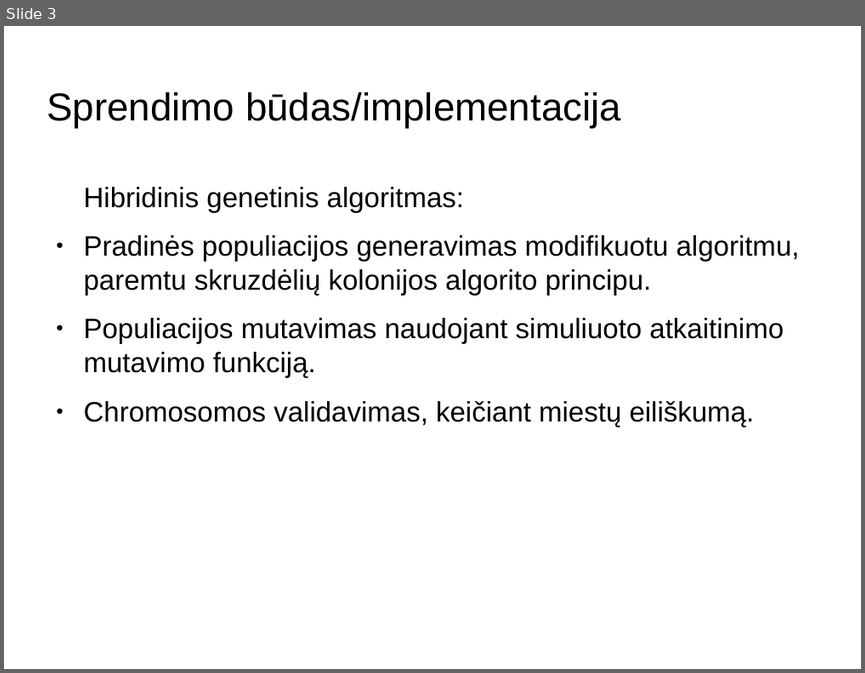
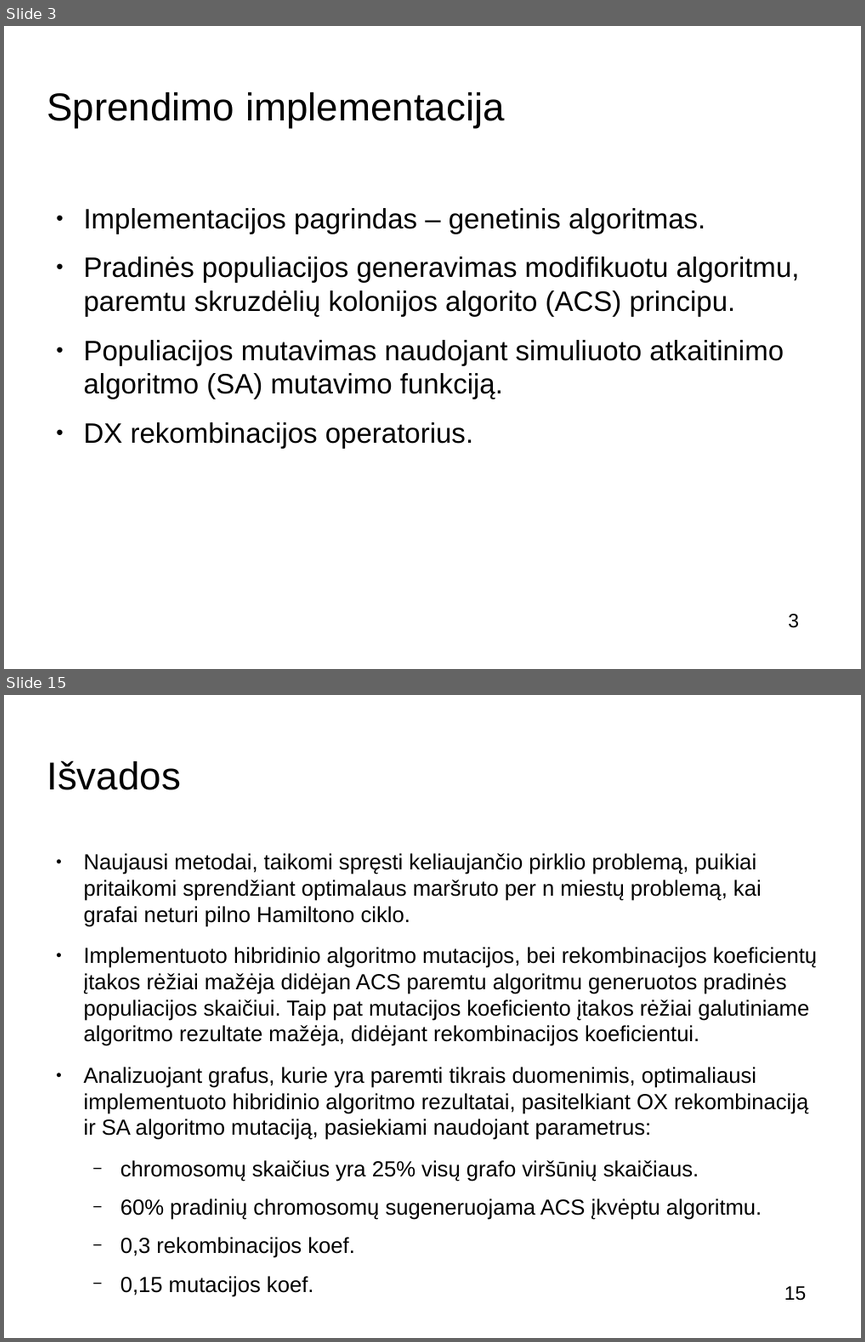
Before and after one commit to buz-zard/_archive, a slide deck: final-thesis/doc/presentation_[K.Š.].odp. Shown one above the other, each under a label of ours: slide 3 before the commit, slides 3 and 15 after it; the slides between them are not shown. The pictures are 865x673 and 865x1342 pixels, drawn with LibreOffice and Linux fonts; fonts in the diff are those of the drawing; background and template pictures are left out. Boxes give left, top, right and bottom in pixels: in the first picture for what was removed or moved away, otherwise in the second. Text is boxed around its words. In the diff, an @@ line names an element or a change of style, - is before the commit and + after.

```diff
--- a/final-thesis/doc/presentation_[K.Š.].odp
+++ b/final-thesis/doc/presentation_[K.Š.].odp
@@ slide 15 added at [4,695,861,1338], background picture (left out) @@
@@ title added at [46,760,180,790], 36 pt, text #000000 @@
+Išvados
@@ text added at [84,853,817,1258], 20.1 pt, text #000000 @@
+● Naujausi metodai, taikomi spręsti keliaujančio pirklio problemą, puikiai pritaikomi sprendžiant optimalaus maršruto per n miestų problemą, kai grafai neturi pilno Hamiltono ciklo.
+● Implementuoto hibridinio algoritmo mutacijos, bei rekombinacijos koeficientų įtakos rėžiai mažėja didėjan ACS paremtu algoritmu generuotos pradinės populiacijos skaičiui. Taip pat mutacijos koeficiento įtakos rėžiai galutiniame algoritmo rezultate mažėja, didėjant rekombinacijos koeficientui.
+● Analizuojant grafus, kurie yra paremti tikrais duomenimis, optimaliausi implementuoto hibridinio algoritmo rezultatai, pasitelkiant OX rekombinaciją ir SA algoritmo mutaciją, pasiekiami naudojant parametrus:
+  − chromosomų skaičius yra 25% visų grafo viršūnių skaičiaus.
+  − 60% pradinių chromosomų sugeneruojama ACS įkvėptu algoritmu.
+  − 0,3 rekombinacijos koef.
+  − 0,15 mutacijos koef.
@@ page number added at [784,1286,806,1300], 18 pt, text #000000 @@
+15
@@ slide 3 changed as well @@
@@ title at [46,92,505,129]: text changed @@
-Sprendimo būdas/implementacija
+Sprendimo implementacija
@@ text at [84,208,800,448]: text changed @@
-Hibridinis genetinis algoritmas:
-● Pradinės populiacijos generavimas modifikuotu algoritmu, paremtu skruzdėlių kolonijos algorito principu.
-● Populiacijos mutavimas naudojant simuliuoto atkaitinimo mutavimo funkciją.
-● Chromosomos validavimas, keičiant miestų eiliškumą.
+● Implementacijos pagrindas – genetinis algoritmas.
+● Pradinės populiacijos generavimas modifikuotu algoritmu, paremtu skruzdėlių kolonijos algorito (ACS) principu.
+● Populiacijos mutavimas naudojant simuliuoto atkaitinimo algoritmo (SA) mutavimo funkciją.
+● DX rekombinacijos operatorius.
@@ page number added at [788,613,799,628], 18 pt, text #000000 @@
+3
```
Also in this commit, not shown: 2 other slides changed, 12 other slides added, 5 slides removed, 4 other files.
